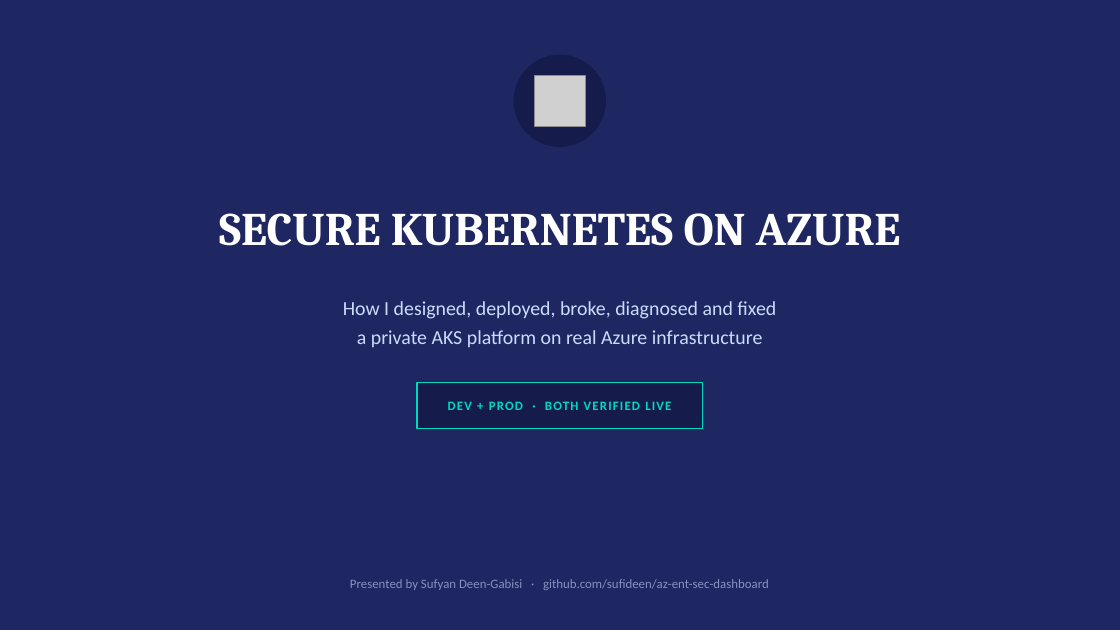
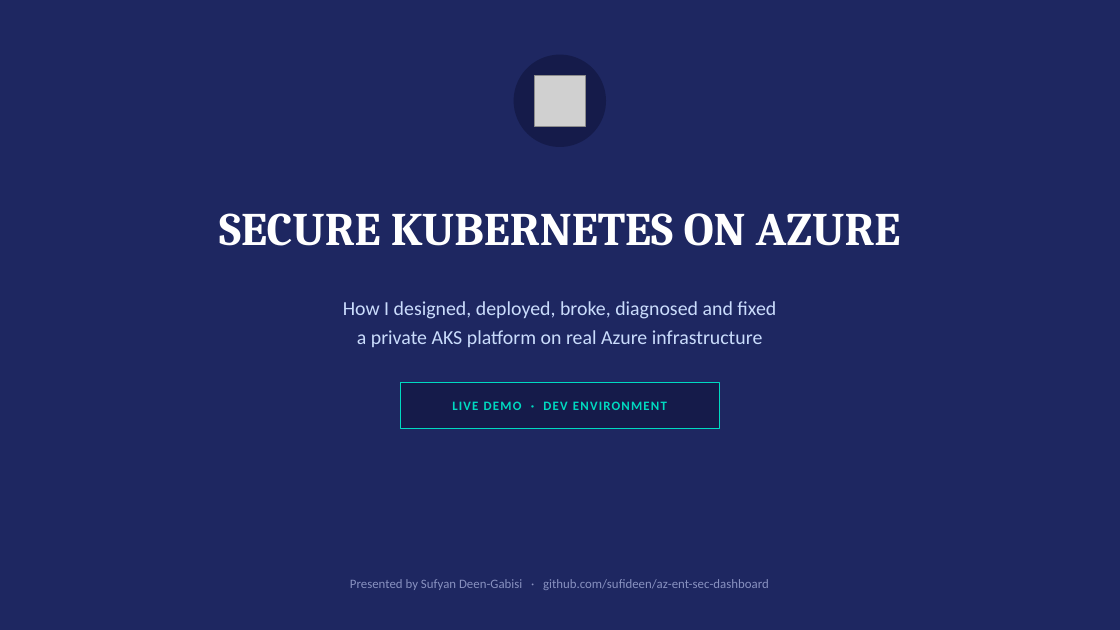
Before and after one commit to sufideen/az-ent-sec-dashboard, a slide deck: slide 1 of docs/webplat-kubernetes-showcase.pptx. Drawn at 1120x630 pixels with LibreOffice and Linux fonts; fonts in the diff are those of the drawing; grey boxes stand for pictures. Boxes give left, top, right and bottom in pixels: in the first picture for what was removed or moved away, otherwise in the second. Text is boxed around its words. In the diff, an @@ line names an element or a change of style, - is before the commit and + after.

```diff
--- a/docs/webplat-kubernetes-showcase.pptx
+++ b/docs/webplat-kubernetes-showcase.pptx
@@ rectangle: place and size @@
-rectangle at <box>417,382,702,429</box>
+rectangle at <box>400,382,719,429</box>
@@ text at <box>452,401,667,410</box>: text changed @@
-DEV + PROD · BOTH VERIFIED LIVE
+LIVE DEMO · DEV ENVIRONMENT
```
Also in this commit, not shown: 3 other slides changed, 1 slide added, 7 slides removed, 9 other files.
